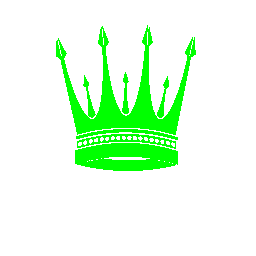
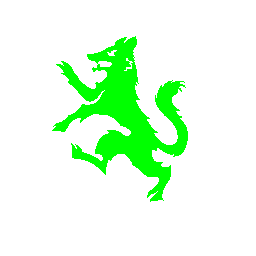
Layers edited between the first and the second 256 x 256 image:
hid "Layer #8", painted on it over [56,25,196,171]
showed "Layer #7", painted on it over [52,36,188,202]
